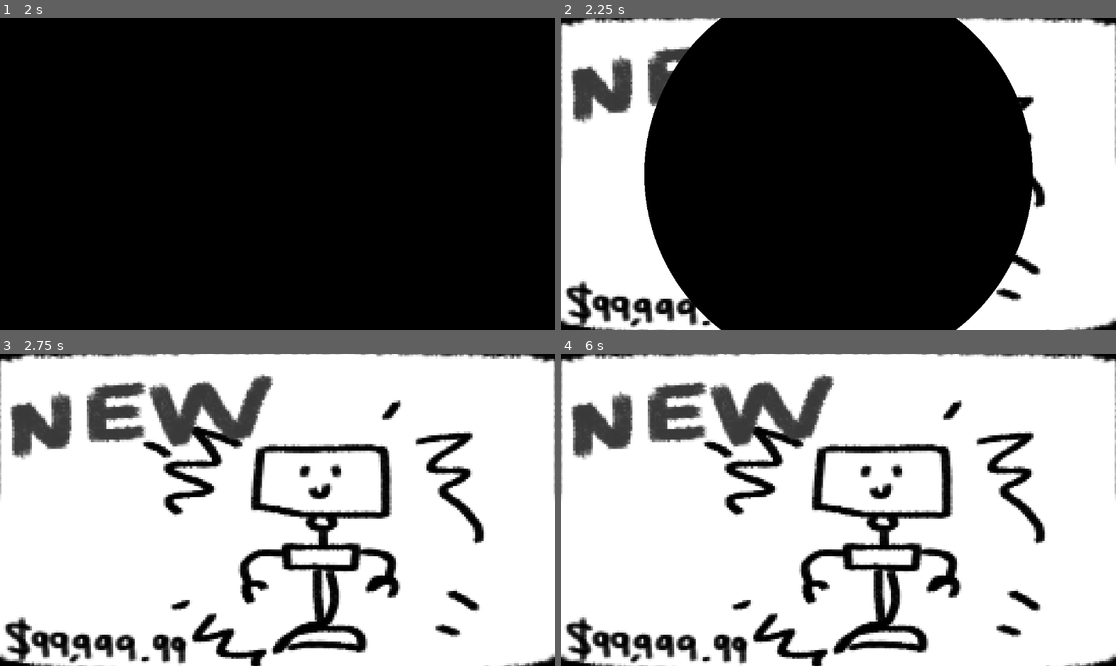
Above: before the commit, frames 1-4 (two rows, left to right).
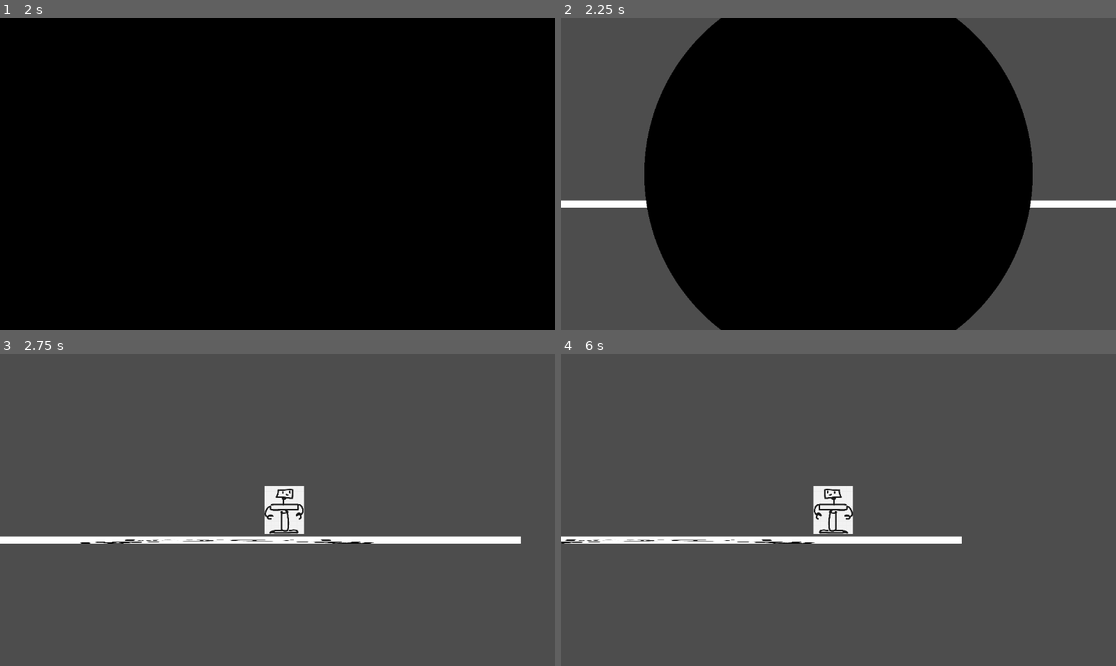
Above: after the commit, the same moments.

Repository: leorCD/Cleaning-Robot
Game: Godot game, scene res://scenes/main menu.tscn
The game is run twice, just before and just after one commit, with the same random seed, the same clock (stepped at 60 frames per second) and the same inputs.
Inputs:
- Up to frame 1 (2 s): click "play" at 0.5 s; click "play" at 1.25 s
- Up to frame 2 (2.25 s): tap Enter at 2 s; hold D (right, bound only after the commit) from 2.03 s (still down)
- Up to frame 3 (2.75 s): keep holding D (right, bound only after the commit)
- Up to frame 4 (6 s): tap Space at 3.5, 5 s; release D (right, bound only after the commit) at 3.53 s; hold A (left, bound only after the commit) 3.53-4.28 s; tap Enter at 4.25, 5.75 s; hold D (right, bound only after the commit) 4.28-5.78 s; hold A (left, bound only after the commit) from 5.78 s (still down)

Frame 1 is identical in both runs. In frame 2, 35% of the frame differs, in the area x 0-100%, y 0-100%; in frame 3, 92%; in frame 4, 92%.

Commit message:
level and player init
+ test level with floor
+ player scene with movement and crouching

Diff:
--- a/global/sceneTransition.tscn
+++ b/global/sceneTransition.tscn
@@ -1,7 +1,7 @@
 [gd_scene format=3 uid="uid://dirks0m1ngtdm"]
 
 [ext_resource type="Shader" uid="uid://cacjwq6d4pdvc" path="res://shaders/circle fade.gdshader" id="1_8yd64"]
-[ext_resource type="Script" uid="uid://cejwpup611wer" path="res://scripts/scene_transition.gd" id="1_gfr0b"]
+[ext_resource type="Script" uid="uid://cejwpup611wer" path="res://global/scene_transition.gd" id="1_gfr0b"]
 
 [sub_resource type="Animation" id="Animation_12vek"]
 resource_name = "Fade in"
--- /dev/null
+++ b/player/player.gd
@@ -0,0 +1,37 @@
+extends CharacterBody2D
+class_name Player
+
+@onready var sprite = $Sprite2D
+
+var gravity : int = 9.81 * 5000
+var speed : int = 2 * 5000
+
+var crouching : bool = false
+var direction : int
+
+func _physics_process(delta: float) -> void:
+	if not self.is_on_floor():
+		self.velocity.y += gravity * delta
+
+	direction = Input.get_axis("left", "right")
+	var finalVel = (direction * (speed)) / (1 + int(crouching))
+	self.velocity.x = finalVel * delta
+
+	crouching = Input.is_action_pressed("down")
+
+	move_and_slide()
+
+var crouchTexture = preload("res://player/crouch.png")
+var standTexture = preload("res://player/stand.png")
+func _process(delta: float) -> void:
+	if direction == -1:
+		sprite.flip_h = true
+	elif direction == 1:
+		sprite.flip_h = false
+
+	if crouching:
+		sprite.texture = crouchTexture
+		sprite.offset = Vector2(0, 61)
+	else:
+		sprite.texture = standTexture
+		sprite.offset = Vector2(0, 0)
--- /dev/null
+++ b/player/player.tscn
@@ -0,0 +1,17 @@
+[gd_scene format=3 uid="uid://dfayqmttyqmjf"]
+
+[ext_resource type="Texture2D" uid="uid://bk720h8wkrjpo" path="res://player/stand.png" id="1_oul6g"]
+[ext_resource type="Script" uid="uid://ciddnfa6xo1sh" path="res://player/player.gd" id="1_rkbax"]
+
+[sub_resource type="RectangleShape2D" id="RectangleShape2D_rkbax"]
+size = Vector2(84, 104)
+
+[node name="CharacterBody2D" type="CharacterBody2D" unique_id=1653520843]
+script = ExtResource("1_rkbax")
+
+[node name="CollisionShape2D" type="CollisionShape2D" parent="." unique_id=1929782218]
+shape = SubResource("RectangleShape2D_rkbax")
+
+[node name="Sprite2D" type="Sprite2D" parent="." unique_id=1727710888]
+scale = Vector2(0.32156864, 0.32156867)
+texture = ExtResource("1_oul6g")
--- a/project.godot
+++ b/project.godot
@@ -22,6 +22,29 @@
 
 project/assembly_name="machines"
 
+[input]
+
+left={
+"deadzone": 0.2,
+"events": [Object(InputEventKey,"resource_local_to_scene":false,"resource_name":"","device":-1,"window_id":0,"alt_pressed":false,"shift_pressed":false,"ctrl_pressed":false,"meta_pressed":false,"pressed":false,"keycode":0,"physical_keycode":65,"key_label":0,"unicode":97,"location":0,"echo":false,"script":null)
+]
+}
+right={
+"deadzone": 0.2,
+"events": [Object(InputEventKey,"resource_local_to_scene":false,"resource_name":"","device":-1,"window_id":0,"alt_pressed":false,"shift_pressed":false,"ctrl_pressed":false,"meta_pressed":false,"pressed":false,"keycode":0,"physical_keycode":68,"key_label":0,"unicode":100,"location":0,"echo":false,"script":null)
+]
+}
+down={
+"deadzone": 0.2,
+"events": [Object(InputEventKey,"resource_local_to_scene":false,"resource_name":"","device":-1,"window_id":0,"alt_pressed":false,"shift_pressed":false,"ctrl_pressed":false,"meta_pressed":false,"pressed":false,"keycode":0,"physical_keycode":83,"key_label":0,"unicode":115,"location":0,"echo":false,"script":null)
+]
+}
+up={
+"deadzone": 0.2,
+"events": [Object(InputEventKey,"resource_local_to_scene":false,"resource_name":"","device":-1,"window_id":0,"alt_pressed":false,"shift_pressed":false,"ctrl_pressed":false,"meta_pressed":false,"pressed":false,"keycode":0,"physical_keycode":87,"key_label":0,"unicode":119,"location":0,"echo":false,"script":null)
+]
+}
+
 [physics]
 
 3d/physics_engine="Jolt Physics"
--- /dev/null
+++ b/scenes/level1.tscn
@@ -0,0 +1,27 @@
+[gd_scene format=3 uid="uid://d11ibitadgo44"]
+
+[ext_resource type="Texture2D" uid="uid://dbpijmmatdkuy" path="res://textures/123.png" id="1_errlg"]
+[ext_resource type="PackedScene" uid="uid://dfayqmttyqmjf" path="res://player/player.tscn" id="1_g2h75"]
+
+[sub_resource type="RectangleShape2D" id="RectangleShape2D_g2h75"]
+size = Vector2(1222, 20)
+
+[node name="Level1" type="Node2D" unique_id=2091779854]
+
+[node name="CharacterBody2D" parent="." unique_id=1653520843 instance=ExtResource("1_g2h75")]
+
+[node name="Camera2D" type="Camera2D" parent="CharacterBody2D" unique_id=563823312]
+process_callback = 0
+position_smoothing_enabled = true
+position_smoothing_speed = 10.0
+
+[node name="StaticBody2D" type="StaticBody2D" parent="." unique_id=2020616492]
+
+[node name="CollisionShape2D" type="CollisionShape2D" parent="StaticBody2D" unique_id=2002632431]
+position = Vector2(0, 108)
+shape = SubResource("RectangleShape2D_g2h75")
+
+[node name="Sprite2D" type="Sprite2D" parent="StaticBody2D" unique_id=1781522747]
+position = Vector2(0, 108.5)
+scale = Vector2(1.52, 0.018750003)
+texture = ExtResource("1_errlg")
--- a/scenes/test.tscn
+++ /dev/null
@@ -1,14 +0,0 @@
-[gd_scene format=3 uid="uid://jo67wjd6s84a"]
-
-[ext_resource type="Script" uid="uid://c8cuqmos7mc8y" path="res://scripts/test.gd" id="1_bl13t"]
-[ext_resource type="Texture2D" uid="uid://dbpijmmatdkuy" path="res://textures/123.png" id="1_errlg"]
-
-[node name="Test" type="Node2D" unique_id=586802684]
-script = ExtResource("1_bl13t")
-
-[node name="Sprite2D" type="Sprite2D" parent="." unique_id=1996421921]
-position = Vector2(0, 3)
-texture = ExtResource("1_errlg")
-
-[node name="Camera2D" type="Camera2D" parent="." unique_id=423922888]
-zoom = Vector2(4.55, 4.55)
--- a/scripts/main_menu.gd
+++ b/scripts/main_menu.gd
@@ -15,7 +15,7 @@
 
 
 func playFunction() -> void:
-	SceneTransition.change_scenes("res://scenes/test.tscn")
+	SceneTransition.change_scenes("res://scenes/level1.tscn")
 
 func settingsFunction() -> void:
 	print("open settings")
--- a/scripts/test.gd
+++ /dev/null
@@ -1,7 +0,0 @@
-extends Node2D
-
-func _ready() -> void:
-	await get_tree().create_timer(5).timeout
-
-	var zoomOut = create_tween()
-	zoomOut.tween_property($Camera2D, "zoom", Vector2(1, 1), 3)
Renamed: scripts/scene_transition.gd -> global/scene_transition.gd
Renamed: scripts/scene_transition.gd.uid -> global/scene_transition.gd.uid
Binary file added: player/crouch.png
Not shown, added: player/crouch.png.import
Not shown, added: player/player.gd.uid
Binary file added: player/stand.png
Not shown, added: player/stand.png.import
Not shown, removed: scripts/test.gd.uid
